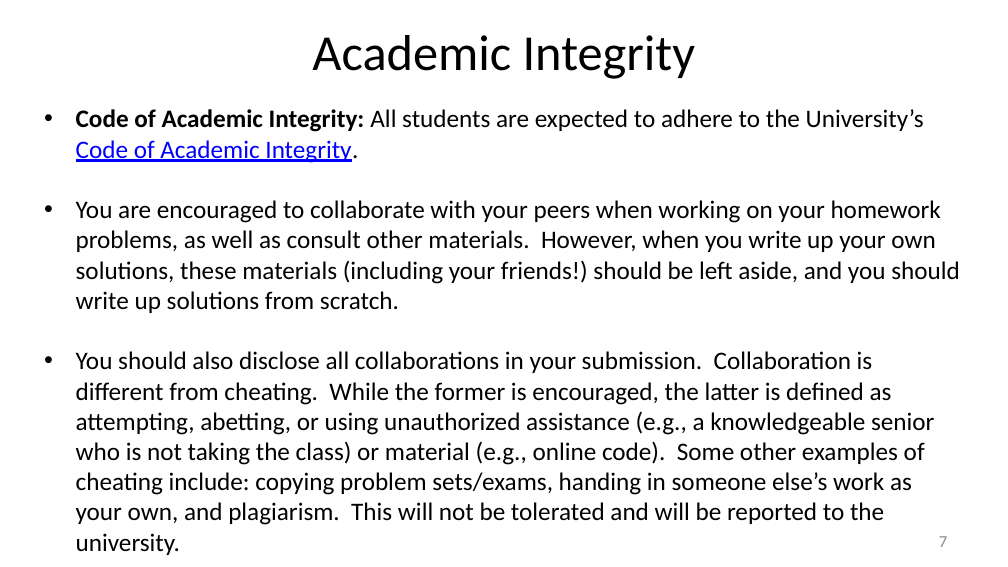
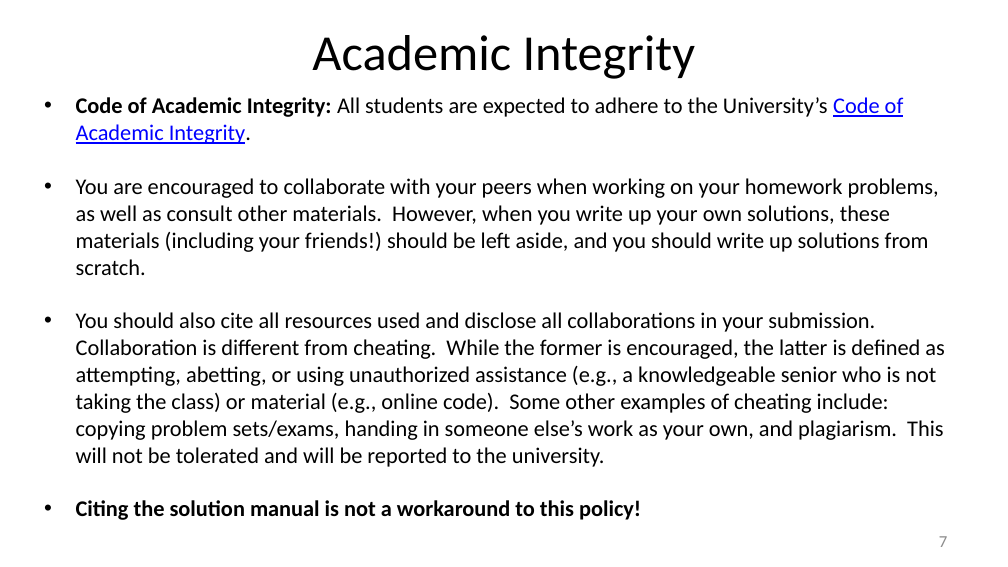
Before and after one commit to nikolaimatni/nikolaimatni.github.io, a slide deck: slide 8 of courses/ese605-spring2021/lecture-slides/logistics.pptx. Drawn at 1008x567 pixels with LibreOffice and Linux fonts; fonts in the diff are those of the drawing. Boxes give left, top, right and bottom in pixels: in the first picture for what was removed or moved away, otherwise in the second. Text is boxed around its words. In the diff, an @@ line names an element or a change of style, - is before the commit and + after.

```diff
--- a/courses/ese605-spring2021/lecture-slides/logistics.pptx
+++ b/courses/ese605-spring2021/lecture-slides/logistics.pptx
@@ text "Code of Academic Integrity: All ...": place and size @@
-text "Code of Academic Integrity: All ..." at box(76, 109, 960, 555)
+text "Code of Academic Integrity: All ..." at box(76, 97, 944, 520)
@@ text at box(76, 97, 939, 275): size 18 to 16 pt in "Code of Academic Integrity: All students are ...", "You are encouraged to collaborate with your ..." @@
@@ text at box(76, 312, 944, 520): text changed; size 18 to 16 pt @@
-• You should also disclose all collaborations in your submission. Collaboration is different from cheating. While the former is encouraged, the latter is defined as attempting, abetting, or using unauthorized assistance (e.g., a knowledgeable senior who is not taking the class) or material (e.g., online code). Some other examples of cheating include: copying problem sets/exams, handing in someone else’s work as your own, and plagiarism. This will not be tolerated and will be reported to the university.
+• You should also cite all resources used and disclose all collaborations in your submission. Collaboration is different from cheating. While the former is encouraged, the latter is defined as attempting, abetting, or using unauthorized assistance (e.g., a knowledgeable senior who is not taking the class) or material (e.g., online code). Some other examples of cheating include: copying problem sets/exams, handing in someone else’s work as your own, and plagiarism. This will not be tolerated and will be reported to the university.
+• Citing the solution manual is not a workaround to this policy!
```
Also in this commit, not shown: 3 other slides changed, 1 other file.
